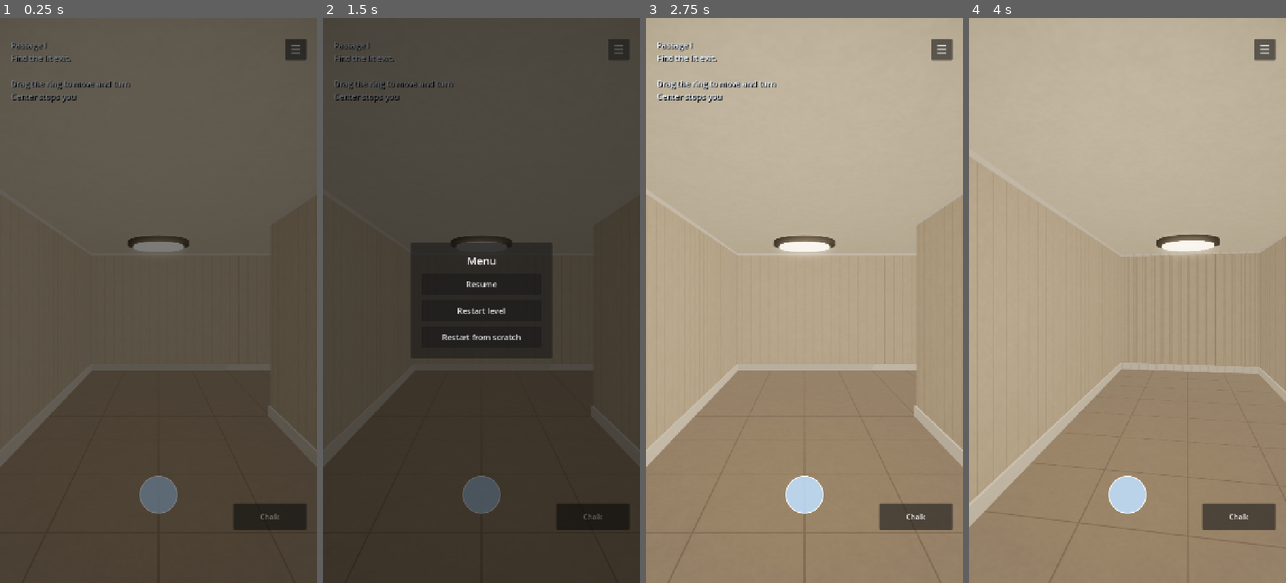
Above: before the commit, frames 1-4 (left to right).
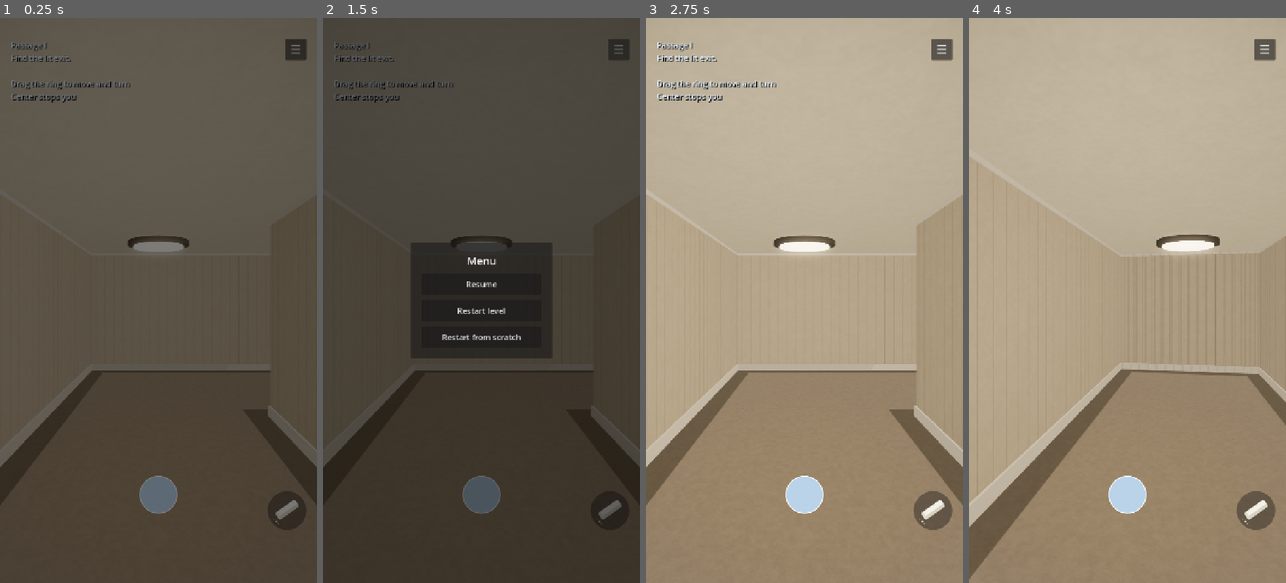
Above: after the commit, the same moments.

Repository: planting-moon/passages
Game: Godot game, scene res://scenes/main.tscn
The game is run twice, just before and just after one commit, with the same random seed, the same clock (stepped at 60 frames per second) and the same inputs.
Inputs (mouse positions are in pixels of both pictures, inside the frame that each line leads up to; where the layout moved, square brackets give the same spot in the first picture):
- Up to frame 1 (0.25 s): no input
- Up to frame 2 (1.5 s): click (611, 509) [592, 515] at 0.5 s; click "☰" at 1.25 s
- Up to frame 3 (2.75 s): click "Restart level" at 2 s
- Up to frame 4 (4 s): tap Enter at 2.75 s; move the mouse to (1197, 272) at 2.77 s; hold D 2.78-3.5 s; tap R at 2.85 s; click (1197, 272) at 2.92 s; drag from (1064, 328) to (1111, 413) at 3.52 s

The runs differ from the first frame. In frame 1, 0.9% of the frame differs, in the area x 0-100%, y 73-91%; in frame 2, 0.7%; in frame 3, 3.7%; in frame 4, 4.5%, in the area x 0-100%, y 62-100%.

Commit message:
Add bordered carpet floor and chalk icon button
- Carpet shader with a wall-following border band (10% of corridor width per side)
- Chalk button now shows a chalk-stick icon in a round button

Co-Authored-By: Claude Opus 5.5 <noreply@anthropic.com>

Diff:
--- /dev/null
+++ b/assets/chalk.svg
@@ -0,0 +1,10 @@
+<svg xmlns="http://www.w3.org/2000/svg" width="64" height="64" viewBox="0 0 64 64">
+  <g transform="rotate(-35 32 30)">
+    <rect x="6" y="21" width="52" height="18" rx="4.5" fill="#f4f1e8"/>
+    <rect x="6" y="32" width="52" height="7" rx="3.5" fill="#d8d2c3"/>
+    <path d="M6 25.5 Q6 21 10.5 21 L12.5 21 L10 39 L10.5 39 Q6 39 6 34.5 Z" fill="#e2dccd"/>
+  </g>
+  <circle cx="9" cy="55" r="2" fill="#f4f1e8" opacity="0.8"/>
+  <circle cx="4" cy="51" r="1.3" fill="#f4f1e8" opacity="0.6"/>
+  <circle cx="14" cy="60" r="1.3" fill="#f4f1e8" opacity="0.6"/>
+</svg>
--- a/scripts/main.gd
+++ b/scripts/main.gd
@@ -6,6 +6,10 @@
 const JOYSTICK_SCENE := preload("res://scenes/joystick.tscn")
 const CEILING_LIGHT_SCENE := preload("res://scenes/ceiling_light.tscn")
 const WALLPAPER_SHADER := preload("res://shaders/wallpaper.gdshader")
+const CARPET_SHADER := preload("res://shaders/carpet.gdshader")
+const CHALK_ICON := preload("res://assets/chalk.svg")
+# Share of the corridor width covered by the carpet border, on each side.
+const CARPET_BORDER_RATIO := 0.1
 const BASEBOARD_HEIGHT := 0.14
 const BASEBOARD_DEPTH := 0.025
 const TOP_TRIM_HEIGHT := 0.05
@@ -466,7 +470,7 @@
 	trim_material.albedo_color = wall_color.lerp(Color(0.97, 0.96, 0.93), 0.55)
 	trim_material.roughness = 0.45
 	var floor_color: Color = current_theme["floor"]
-	var floor_material := make_paper_material(floor_color, floor_color.darkened(0.18), 4, 1.0 / 0.75, 0.015, 0.9)
+	var floor_material := make_carpet_material(floor_color, floor_color.lerp(wall_color.darkened(0.55), 0.9))
 	var ceiling_color: Color = current_theme["ceiling"]
 	var ceiling_material := make_paper_material(ceiling_color, ceiling_color, 0, 1.0, 0.0, 1.0)
 	var span_x := level_width * CELL_SIZE
@@ -513,6 +517,23 @@
 	material.set_shader_parameter("roughness_value", roughness)
 	return material
 
+func make_carpet_material(field: Color, border: Color) -> ShaderMaterial:
+	var maze_image := Image.create(level_width, level_height, false, Image.FORMAT_L8)
+	for y in range(level_height):
+		var row: String = current_layout[y]
+		for x in range(level_width):
+			maze_image.set_pixel(x, y, Color.WHITE if row.substr(x, 1) == "#" else Color.BLACK)
+	var material := ShaderMaterial.new()
+	material.shader = CARPET_SHADER
+	material.set_shader_parameter("maze_map", ImageTexture.create_from_image(maze_image))
+	material.set_shader_parameter("maze_size", Vector2(level_width, level_height))
+	material.set_shader_parameter("maze_origin", Vector2(-level_width * CELL_SIZE * 0.5, -level_height * CELL_SIZE * 0.5))
+	material.set_shader_parameter("cell_size", CELL_SIZE)
+	material.set_shader_parameter("border_width", CELL_SIZE * CARPET_BORDER_RATIO)
+	material.set_shader_parameter("field_color", field)
+	material.set_shader_parameter("border_color", border)
+	return material
+
 # Wall block with a baseboard and a slim top trim. GridMap centers items, so the
 # mesh spans -WALL_HEIGHT/2..WALL_HEIGHT/2 vertically.
 func build_wall_mesh(paper_material: Material, trim_material: Material) -> ArrayMesh:
@@ -636,16 +657,26 @@
 	menu_button.pressed.connect(open_menu)
 	canvas.add_child(menu_button)
 	chalk_button = Button.new()
-	chalk_button.text = "Chalk"
+	chalk_button.icon = CHALK_ICON
+	chalk_button.expand_icon = true
+	chalk_button.icon_alignment = HORIZONTAL_ALIGNMENT_CENTER
+	chalk_button.tooltip_text = "Chalk"
 	chalk_button.anchor_left = 1.0
 	chalk_button.anchor_right = 1.0
 	chalk_button.anchor_top = 1.0
 	chalk_button.anchor_bottom = 1.0
-	chalk_button.offset_left = -190
+	chalk_button.offset_left = -112
 	chalk_button.offset_right = -24
-	chalk_button.offset_top = -180
+	chalk_button.offset_top = -208
 	chalk_button.offset_bottom = -120
-	chalk_button.add_theme_font_size_override("font_size", 16)
+	for state in ["normal", "hover", "pressed", "disabled", "focus"]:
+		var style := StyleBoxFlat.new()
+		style.bg_color = Color(0.08, 0.08, 0.08, 0.6 if state == "pressed" else 0.4)
+		style.set_corner_radius_all(44)
+		style.set_content_margin_all(10)
+		if state == "focus":
+			style.draw_center = false
+		chalk_button.add_theme_stylebox_override(state, style)
 	chalk_button.pressed.connect(_on_chalk_pressed)
 	canvas.add_child(chalk_button)
 	joystick = JOYSTICK_SCENE.instantiate()
--- /dev/null
+++ b/shaders/carpet.gdshader
@@ -0,0 +1,72 @@
+shader_type spatial;
+
+// Carpet with a border band that follows the walls. The maze layout comes in
+// as a one-pixel-per-cell map (white = wall); each fragment finds its distance
+// to the nearest wall block among the 8 surrounding cells.
+
+uniform sampler2D maze_map : filter_nearest, repeat_disable;
+uniform vec2 maze_size;
+uniform vec2 maze_origin;
+uniform float cell_size = 3.0;
+uniform float border_width = 0.3;
+uniform vec3 field_color : source_color = vec3(0.55, 0.5, 0.44);
+uniform vec3 border_color : source_color = vec3(0.35, 0.3, 0.26);
+uniform float grain = 0.05;
+uniform float roughness_value = 1.0;
+
+varying vec3 world_pos;
+
+void vertex() {
+	world_pos = (MODEL_MATRIX * vec4(VERTEX, 1.0)).xyz;
+}
+
+bool is_wall(vec2 cell) {
+	if (cell.x < 0.0 || cell.y < 0.0 || cell.x >= maze_size.x || cell.y >= maze_size.y) {
+		return true;
+	}
+	return texelFetch(maze_map, ivec2(cell), 0).r > 0.5;
+}
+
+float hash(vec2 p) {
+	return fract(sin(dot(p, vec2(127.1, 311.7))) * 43758.5453);
+}
+
+float value_noise(vec2 p) {
+	vec2 i = floor(p);
+	vec2 f = fract(p);
+	vec2 u = f * f * (3.0 - 2.0 * f);
+	return mix(
+		mix(hash(i), hash(i + vec2(1.0, 0.0)), u.x),
+		mix(hash(i + vec2(0.0, 1.0)), hash(i + vec2(1.0, 1.0)), u.x),
+		u.y
+	);
+}
+
+void fragment() {
+	vec2 p = world_pos.xz - maze_origin;
+	vec2 cell = floor(p / cell_size);
+	vec2 local = p - cell * cell_size;
+	float d = 1e3;
+	for (int dy = -1; dy <= 1; dy++) {
+		for (int dx = -1; dx <= 1; dx++) {
+			if (dx == 0 && dy == 0) {
+				continue;
+			}
+			vec2 offset = vec2(float(dx), float(dy));
+			if (is_wall(cell + offset)) {
+				vec2 rmin = offset * cell_size;
+				vec2 rmax = rmin + cell_size;
+				vec2 q = max(max(rmin - local, local - rmax), vec2(0.0));
+				// Chebyshev distance keeps the border's outer corners square.
+				d = min(d, max(q.x, q.y));
+			}
+		}
+	}
+	float w = max(fwidth(d), 1e-4);
+	float field = smoothstep(border_width - w, border_width + w, d);
+	vec3 color = mix(border_color, field_color, field);
+	float g = value_noise(world_pos.xz * 90.0) * 0.5 + value_noise(world_pos.xz * 24.0) * 0.5;
+	color *= 1.0 + (g - 0.5) * grain * 2.0;
+	ALBEDO = color;
+	ROUGHNESS = roughness_value;
+}
Not shown, added: assets/chalk.svg.import
Not shown, added: shaders/carpet.gdshader.uid
